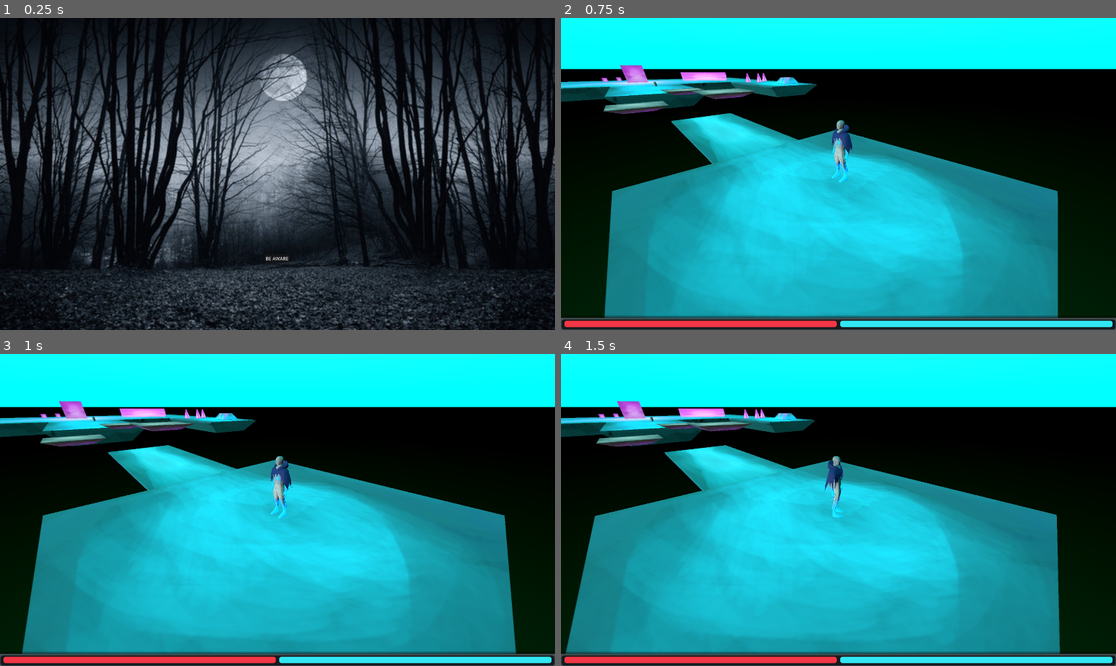
Above: before the commit, frames 1-4 (two rows, left to right).
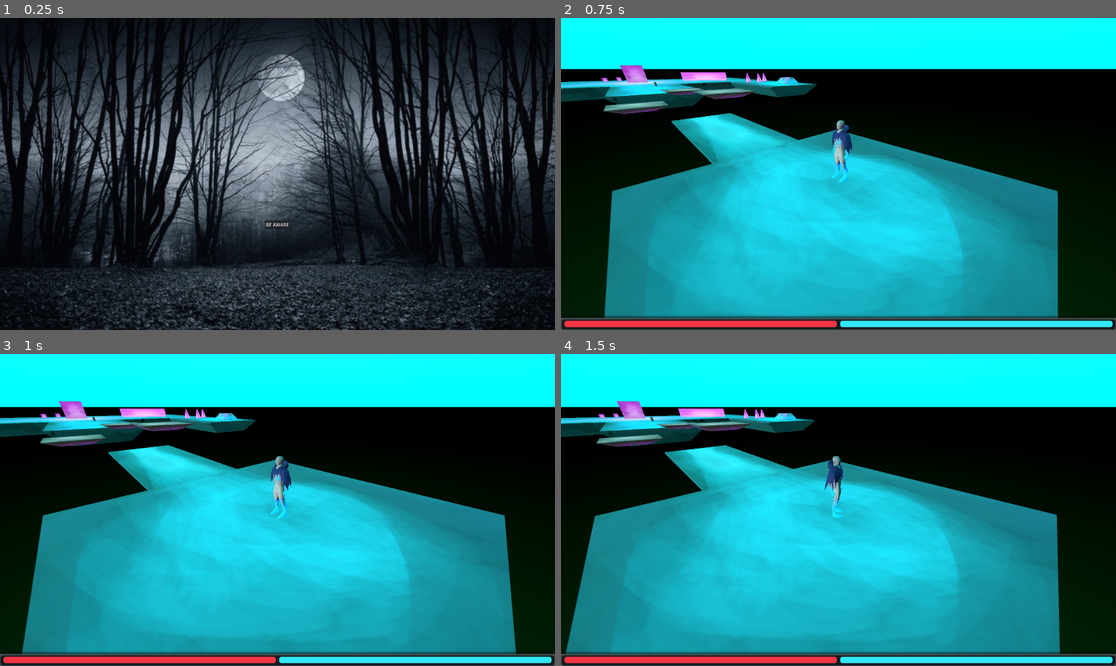
Above: after the commit, the same moments.

Repository: 1p22geo/AWARE_v0
Game: Godot game, scene res://scenes/UI/MainMenu/MainMenu.tscn
Two runs of this game, one before a commit and one after it. Both use one fixed random seed, a clock stepped at 60 frames per second and the inputs below.
Inputs (mouse positions are in pixels of both pictures, inside the frame that each line leads up to):
- Up to frame 1 (0.25 s): no input
- Up to frame 2 (0.75 s): click "BE AWARE" at 0.5 s
- Up to frame 3 (1 s): no input
- Up to frame 4 (1.5 s): tap Enter at 1.25 s; move the mouse to (960, 494) at 1.27 s; hold D (move_right) from 1.28 s (still down); hold Shift from 1.28 s (still down); click (960, 494) at 1.42 s

The runs differ from the first frame. In frame 1, 23% of the frame differs, in the area x 0-100%, y 0-100%; in frame 2, nothing differs; in frame 3, nothing differs; in frame 4, nothing differs.

Commit message:
fix: main menu bg scaling

Diff:
--- a/scenes/UI/MainMenu/MainMenu.tscn
+++ b/scenes/UI/MainMenu/MainMenu.tscn
@@ -3,27 +3,40 @@
 [ext_resource type="Texture2D" uid="uid://b5d2yeopmjwaa" path="res://assets/bg.jpg" id="1_6quh8"]
 [ext_resource type="Script" uid="uid://3cae4swy37rg" path="res://scenes/UI/MainMenu/button.gd" id="2_7pemc"]
 
-[node name="MainMenu" type="Node2D"]
-
-[node name="TextureRect" type="TextureRect" parent="."]
+[node name="MainMenu" type="Control"]
+layout_mode = 3
 anchors_preset = 15
 anchor_right = 1.0
 anchor_bottom = 1.0
-offset_left = -2.0
-offset_top = -3.0
-offset_right = 1936.0
-offset_bottom = 1088.0
 grow_horizontal = 2
 grow_vertical = 2
+accessibility_name = "full rect"
+
+[node name="TextureRect" type="TextureRect" parent="."]
+layout_mode = 1
+anchors_preset = 15
+anchor_right = 1.0
+anchor_bottom = 1.0
+grow_horizontal = 2
+grow_vertical = 2
+mouse_default_cursor_shape = 5
 accessibility_name = "background"
 texture = ExtResource("1_6quh8")
 stretch_mode = 6
 
 [node name="Button" type="Button" parent="."]
-offset_left = 915.0
-offset_top = 817.0
-offset_right = 1003.0
-offset_bottom = 848.0
+layout_mode = 1
+anchors_preset = 8
+anchor_left = 0.5
+anchor_top = 0.5
+anchor_right = 0.5
+anchor_bottom = 0.5
+offset_left = -44.0
+offset_top = 160.0
+offset_right = 44.0
+offset_bottom = 191.0
+grow_horizontal = 2
+grow_vertical = 2
 accessibility_name = "start button"
 text = "BE AWARE"
 script = ExtResource("2_7pemc")
